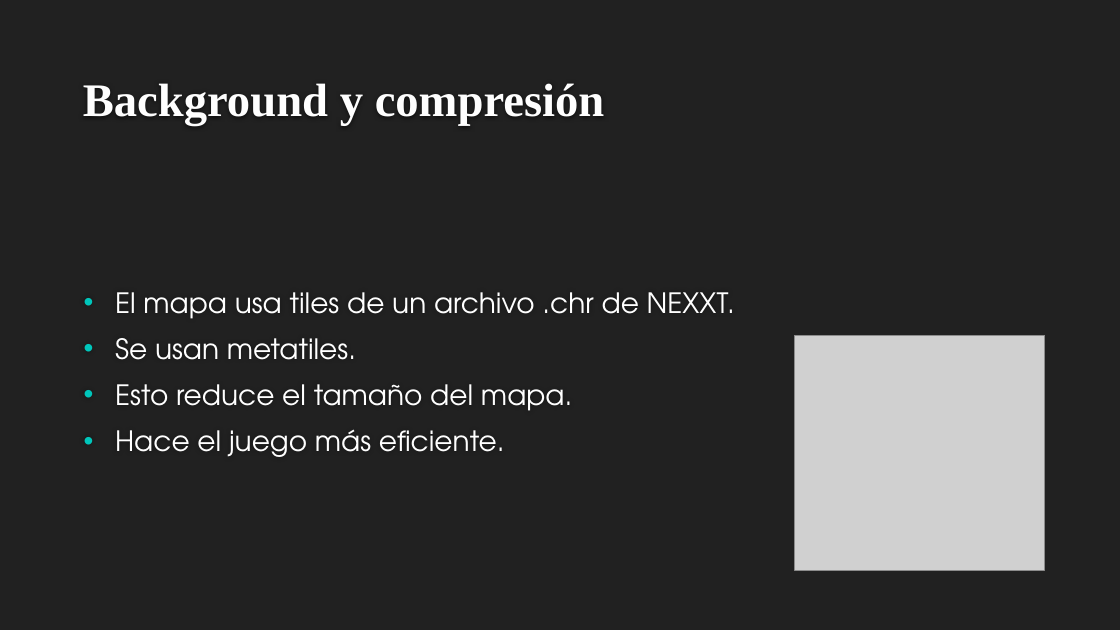
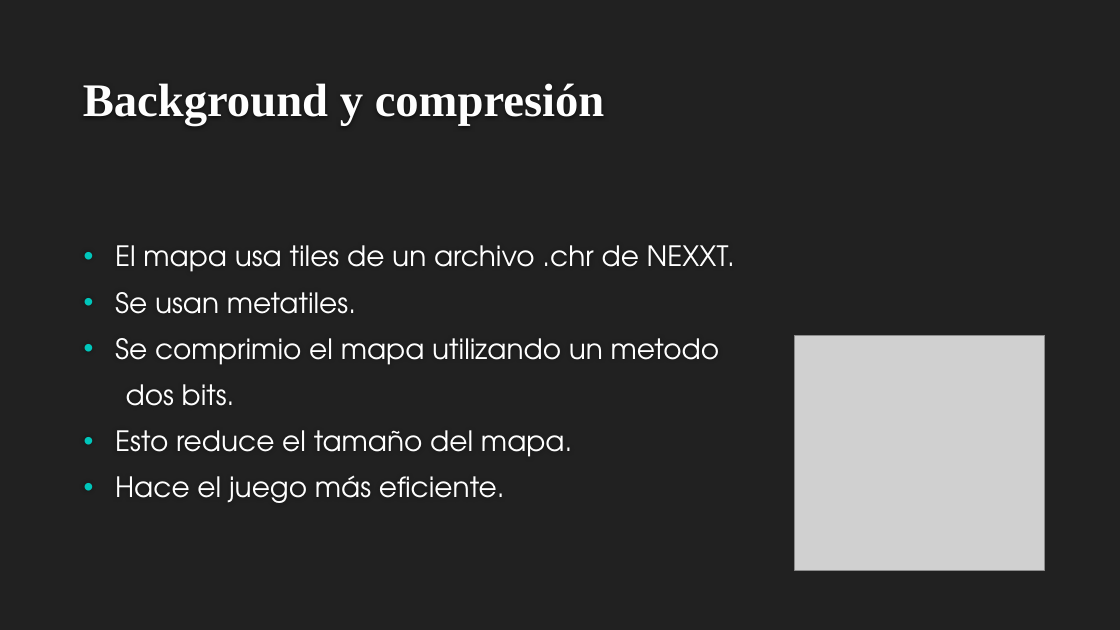
Before and after one commit to ValeriaAlmodovar/MiniProyectoCiic, a slide deck: slide 6 of Explicacion.pptx. Drawn at 1120x630 pixels with LibreOffice and Linux fonts; fonts in the diff are those of the drawing; grey boxes stand for pictures; background and template pictures are left out. Boxes give left, top, right and bottom in pixels: in the first picture for what was removed or moved away, otherwise in the second. Text is boxed around its words. In the diff, an @@ line names an element or a change of style, - is before the commit and + after.

Commit message:
Update Explicacion.pptx
Fixed small typos.

```diff
--- a/Explicacion.pptx
+++ b/Explicacion.pptx
@@ text at [115,338,719,406]: paragraphs added @@
+• Se comprimio el mapa utilizando un metodo
+dos bits.
```
Also in this commit, not shown: 5 other slides changed.
